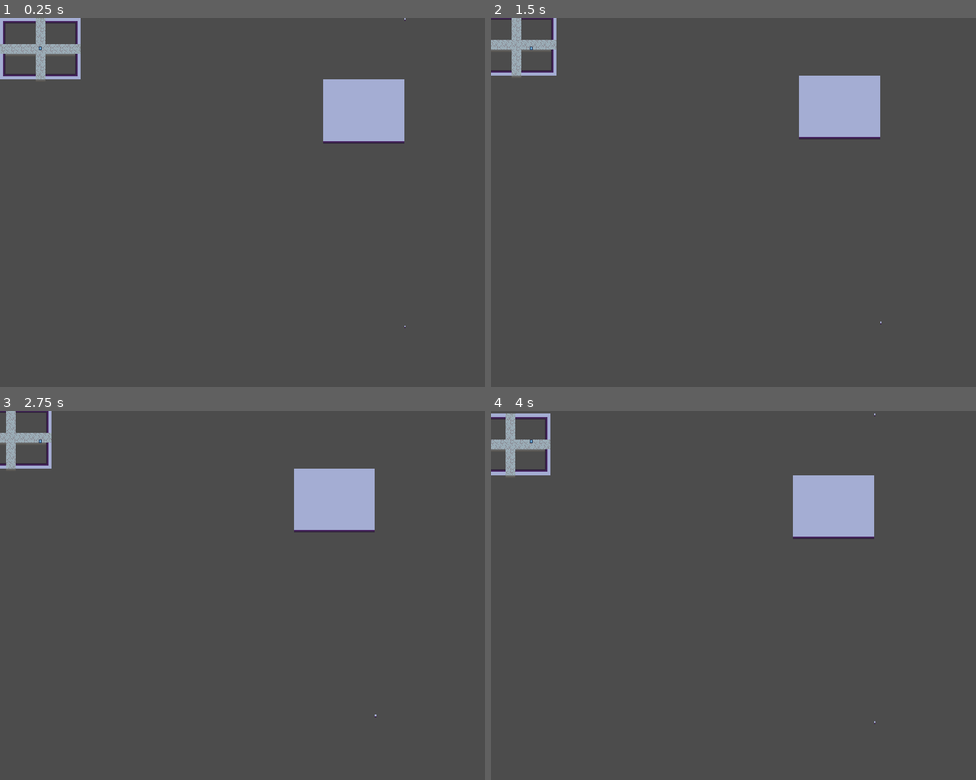
Above: before the commit, frames 1-4 (two rows, left to right).
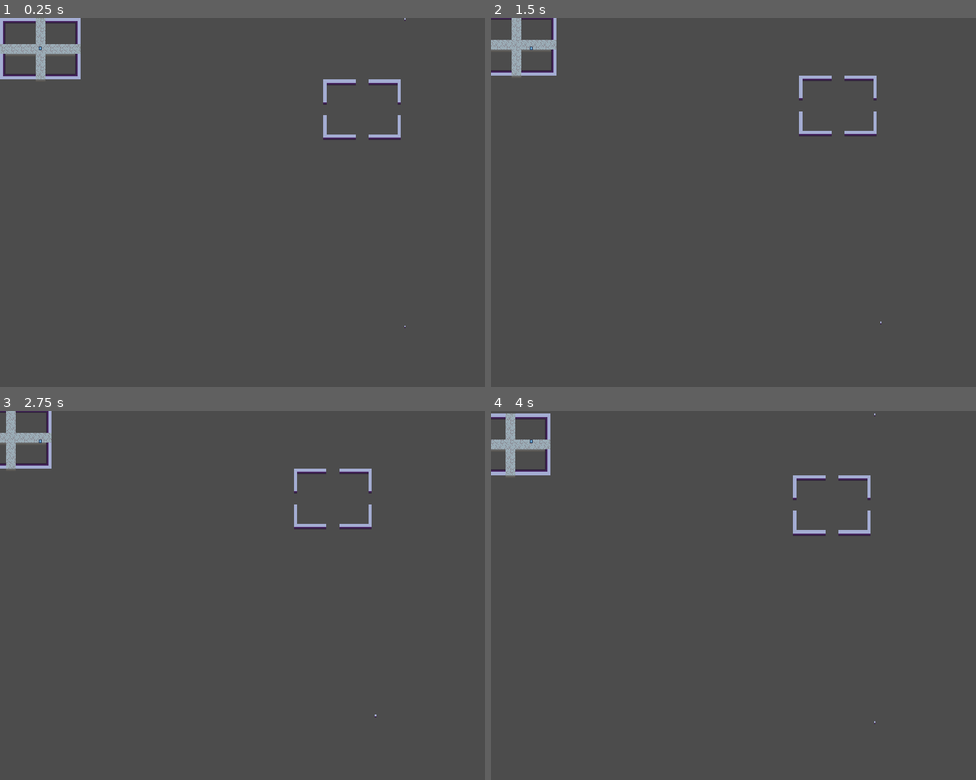
Above: after the commit, the same moments.

Repository: BielMaxBR/evolutron-remake
Game: Godot game, scene res://Node2D.tscn
The game is run twice, just before and just after one commit, with the same random seed, the same clock (stepped at 60 frames per second) and the same inputs. The engine's default icon, where the game draws it, is replaced by a stand-in: a white triangle on a blue panel in a dark square.
Inputs:
- Up to frame 1 (0.25 s): no input
- Up to frame 2 (1.5 s): tap Enter at 0.5 s; hold D (right) 0.53-1.28 s; hold S (down) from 1.28 s (still down)
- Up to frame 3 (2.75 s): tap Space at 2 s; release S (down) at 2.03 s; hold D (right) from 2.03 s (still down)
- Up to frame 4 (4 s): release D (right) at 2.78 s; hold W (up) 2.78-3.53 s; tap Enter at 3.5 s; hold A (left) from 3.53 s (still down)

The runs differ from the first frame. In frame 1, 2.5% of the frame differs, in the area x 66-84%, y 16-35%; in frame 2, 2.5%; in frame 3, 2.5%; in frame 4, 2.5%.

Commit message:
algo diferente

Diff:
--- a/Scripts/Map_generator.gd
+++ b/Scripts/Map_generator.gd
@@ -161,25 +161,22 @@
 	newTileMap.tile_set = tile.tile_set
 	newTileMap.z_index = -1
 
-	for i in range(0,24+1):
-		for f in range(0,18+1):
-			var tileIndex = 0
-			if ler_cores_da_imagem(imagem,i,f) == Color(parede)*255:
-				tileIndex = 0
-
+	var tileIndex = 0
+	for i in range(0,24):
+		for f in range(0,18):
+			print(ler_cores_da_imagem(imagem,i,f))
 			if ler_cores_da_imagem(imagem,i,f) == Color(chao)*255:
 				tileIndex = 1
-
-			if ler_cores_da_imagem(imagem,i,f) == Color(porta)*255:
+				newTileMap.set_cell(i,f,tileIndex)
+			elif ler_cores_da_imagem(imagem,i,f) == Color(parede)*255:
+				tileIndex = 0
+				newTileMap.set_cell(i,f,tileIndex)
+			elif ler_cores_da_imagem(imagem,i,f) == Color(porta)*255:
 				tileIndex = 2
-
-			if ler_cores_da_imagem(imagem,i,f) == Color(muro)*255:
+				newTileMap.set_cell(i,f,tileIndex)
+			elif ler_cores_da_imagem(imagem,i,f) == Color(muro)*255:
 				tileIndex = 5
-
-
-			if tileIndex != -1:
-				newTileMap.set_cell(i,f,tileIndex)
-
+				newTileMap.set_cell(i,f,tileIndex)
 	newTileMap.set_owner(get_tree().get_edited_scene_root())
 
 func gerar_dados_da_imagem(imagem):
--- a/project.godot
+++ b/project.godot
@@ -23,6 +23,7 @@
 
 window/size/width=800
 window/size/height=608
+window/size/resizable=false
 
 [input]
 
